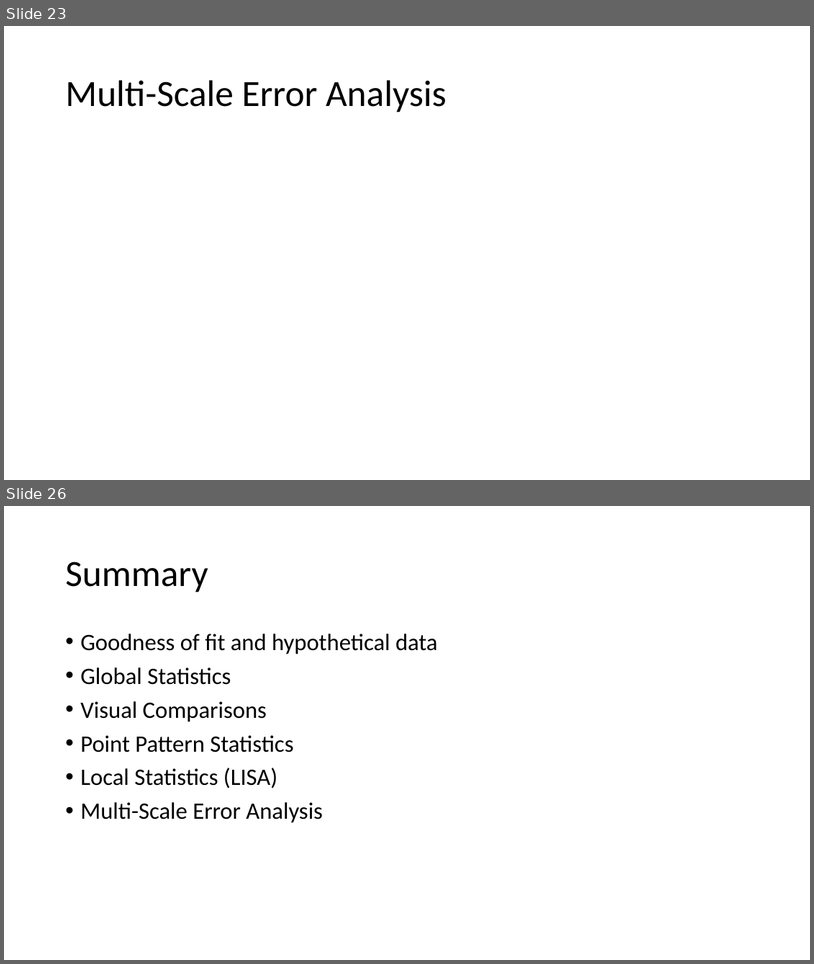
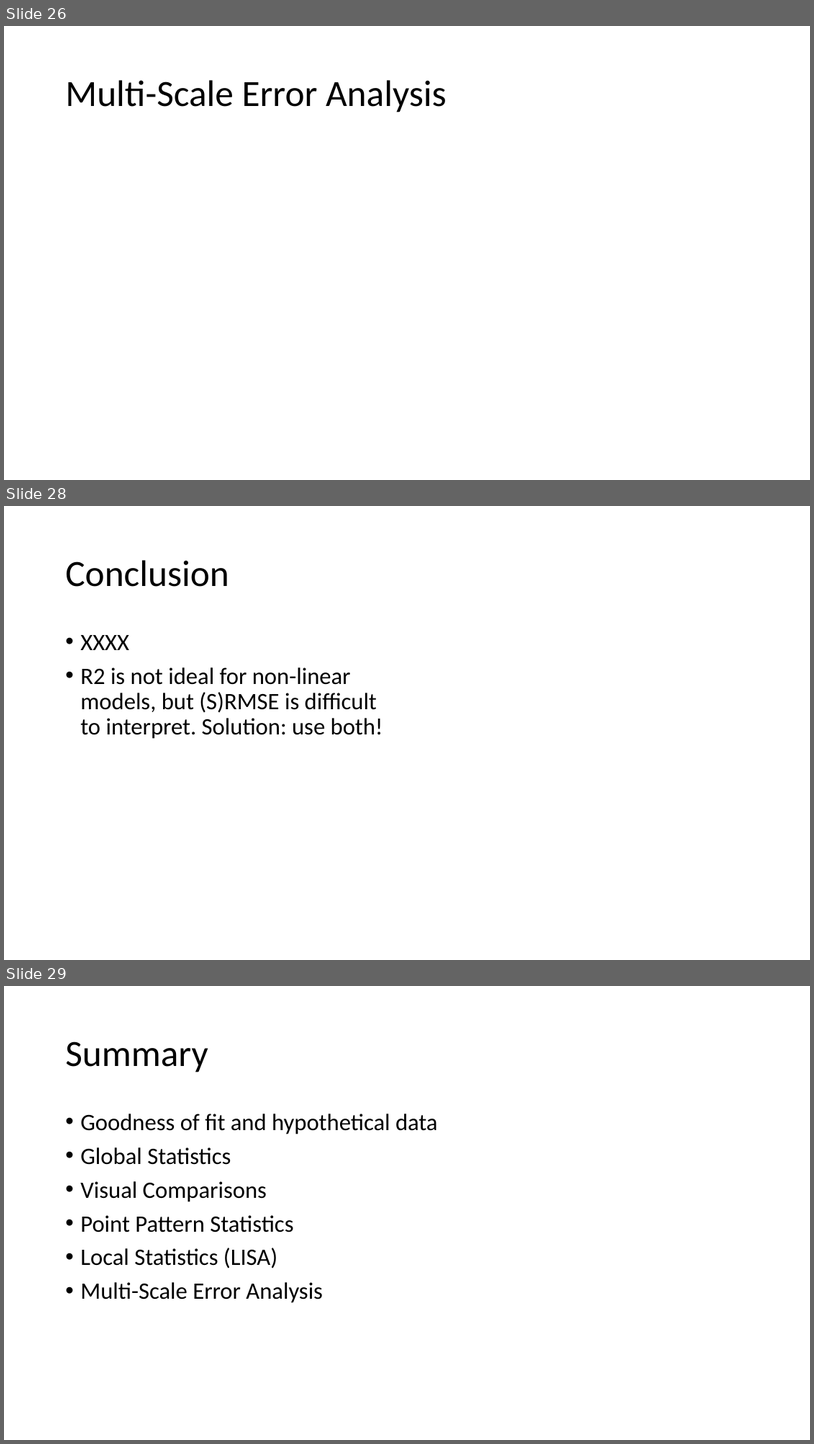
Before and after one commit to abmgis/abmgis, a slide deck: Chapter09-SpatialStatistics/Chapter9.pptx. Shown one above the other, each under a label of ours: slides 23 and 26 before the commit, slides 26, 28 and 29 after it; the slides between them are not shown. The pictures are 814x964 and 814x1444 pixels, drawn with LibreOffice and Linux fonts; fonts in the diff are those of the drawing. Boxes give left, top, right and bottom in pixels: in the first picture for what was removed or moved away, otherwise in the second. Text is boxed around its words. In the diff, an @@ line names an element or a change of style, - is before the commit and + after.

```diff
--- a/Chapter09-SpatialStatistics/Chapter9.pptx
+++ b/Chapter09-SpatialStatistics/Chapter9.pptx
@@ slide 28 added at box(4, 506, 810, 960), background #FFFFFF @@
@@ title added at box(65, 560, 229, 587), 44 pt, text #000000 @@
+Conclusion
@@ text added at box(80, 635, 383, 739), 28 pt, text #000000 @@
+• XXXX
+• R2 is not ideal for non-linear models, but (S)RMSE is difficult to interpret. Solution: use both!
@@ what was slide 23 is now slide 26 @@
@@ what was slide 26 is now slide 29 @@
```
Also in this commit, not shown: 6 other slides added, 4 slides removed, 6 other files.
